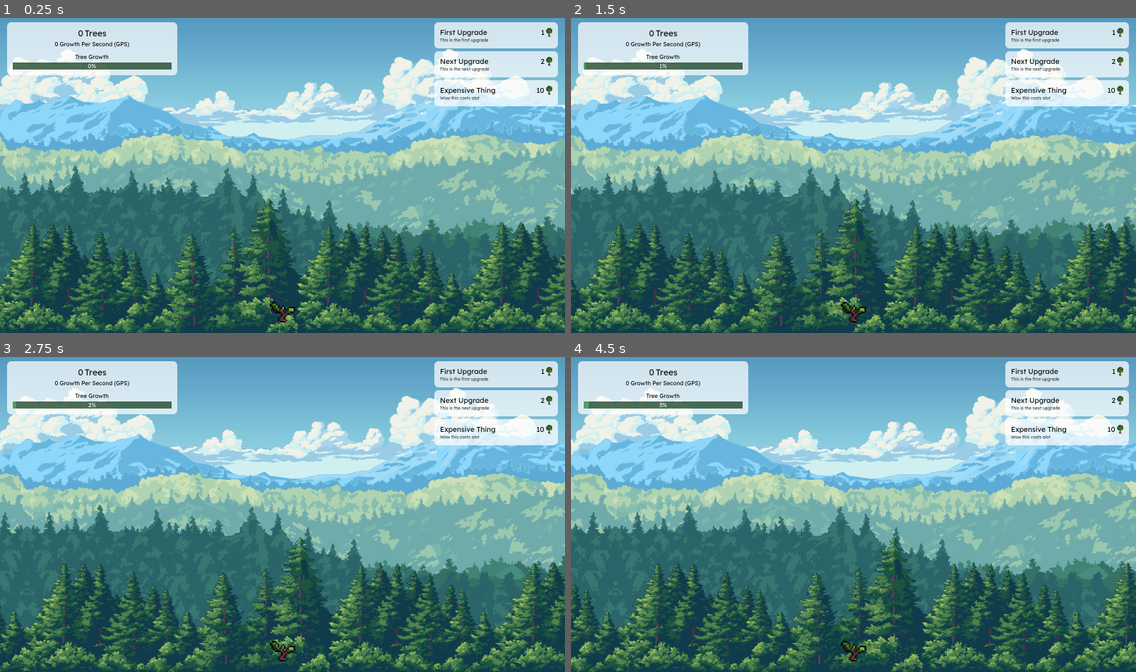
Above: before the commit, frames 1-4 (two rows, left to right).
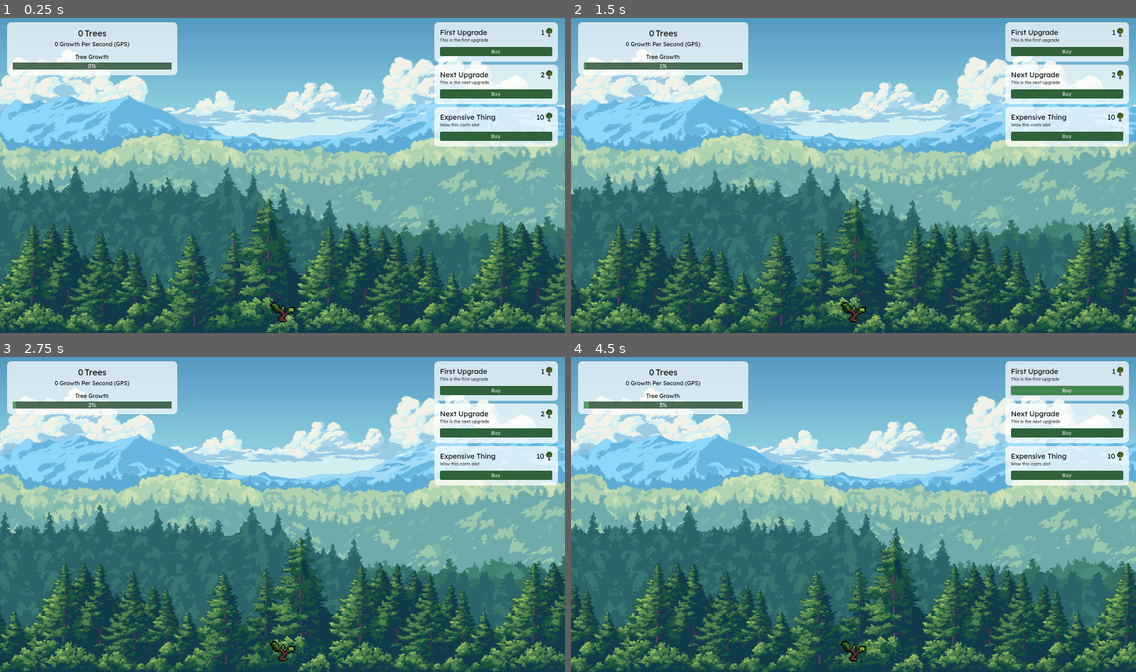
Above: after the commit, the same moments.

Repository: CallumB04/tree-clicker
Game: Godot game, scene res://Scenes/Game.tscn
The game is run twice, just before and just after one commit, with the same random seed, the same clock (stepped at 60 frames per second) and the same inputs.
Inputs (mouse positions are in pixels of both pictures, inside the frame that each line leads up to):
- Up to frame 1 (0.25 s): no input
- Up to frame 2 (1.5 s): click (1068, 52) at 0.5 s, where only the run after the commit has a clickable "Buy"; click (853, 310) at 1.25 s
- Up to frame 3 (2.75 s): click (282, 649) at 2 s
- Up to frame 4 (4.5 s): click (1068, 391) at 2.75 s, where only the run after the commit has a clickable "Buy"; click (853, 649) at 3.5 s; click (1068, 391) at 4.25 s, where only the run after the commit has a clickable "Buy"

The runs differ from the first frame. In frame 1, 4.7% of the frame differs, in the area x 76-99%, y 8-41%; in frame 2, 4.7%; in frame 3, 4.7%; in frame 4, 4.8%.

Commit message:
feat: add buy button to upgrades

Diff:
--- a/Scenes/upgrade.tscn
+++ b/Scenes/upgrade.tscn
@@ -9,6 +9,26 @@
 corner_radius_top_right = 12
 corner_radius_bottom_right = 12
 corner_radius_bottom_left = 12
+
+[sub_resource type="StyleBoxFlat" id="StyleBoxFlat_d2ffm"]
+content_margin_left = 0.0
+content_margin_top = 4.0
+content_margin_bottom = 4.0
+bg_color = Color(0.253985, 0.522684, 0.315578, 1)
+corner_radius_top_left = 4
+corner_radius_top_right = 4
+corner_radius_bottom_right = 4
+corner_radius_bottom_left = 4
+
+[sub_resource type="StyleBoxFlat" id="StyleBoxFlat_o0s84"]
+content_margin_left = 0.0
+content_margin_top = 4.0
+content_margin_bottom = 4.0
+bg_color = Color(0.181205, 0.389256, 0.229118, 1)
+corner_radius_top_left = 4
+corner_radius_top_right = 4
+corner_radius_bottom_right = 4
+corner_radius_bottom_left = 4
 
 [node name="Upgrade" type="PanelContainer"]
 custom_minimum_size = Vector2(350, 0)
@@ -24,15 +44,19 @@
 theme_override_constants/margin_right = 16
 theme_override_constants/margin_bottom = 16
 
-[node name="VBoxContainer" type="VBoxContainer" parent="MarginContainer"]
+[node name="VBoxContainer2" type="VBoxContainer" parent="MarginContainer"]
+layout_mode = 2
+theme_override_constants/separation = 12
+
+[node name="VBoxContainer" type="VBoxContainer" parent="MarginContainer/VBoxContainer2"]
 layout_mode = 2
 theme_override_constants/separation = 2
 
-[node name="HBoxContainer" type="HBoxContainer" parent="MarginContainer/VBoxContainer"]
+[node name="HBoxContainer" type="HBoxContainer" parent="MarginContainer/VBoxContainer2/VBoxContainer"]
 layout_mode = 2
 size_flags_vertical = 0
 
-[node name="UpgradeName" type="Label" parent="MarginContainer/VBoxContainer/HBoxContainer"]
+[node name="UpgradeName" type="Label" parent="MarginContainer/VBoxContainer2/VBoxContainer/HBoxContainer"]
 layout_mode = 2
 size_flags_horizontal = 2
 size_flags_vertical = 0
@@ -40,10 +64,10 @@
 theme_override_font_sizes/font_size = 20
 text = "Upgrade Name"
 
-[node name="HBoxContainer" type="HBoxContainer" parent="MarginContainer/VBoxContainer/HBoxContainer"]
+[node name="HBoxContainer" type="HBoxContainer" parent="MarginContainer/VBoxContainer2/VBoxContainer/HBoxContainer"]
 layout_mode = 2
 
-[node name="UpgradeCost" type="Label" parent="MarginContainer/VBoxContainer/HBoxContainer/HBoxContainer"]
+[node name="UpgradeCost" type="Label" parent="MarginContainer/VBoxContainer2/VBoxContainer/HBoxContainer/HBoxContainer"]
 layout_mode = 2
 size_flags_horizontal = 8
 size_flags_vertical = 0
@@ -51,7 +75,7 @@
 theme_override_font_sizes/font_size = 20
 text = "3"
 
-[node name="TextureRect" type="TextureRect" parent="MarginContainer/VBoxContainer/HBoxContainer/HBoxContainer"]
+[node name="TextureRect" type="TextureRect" parent="MarginContainer/VBoxContainer2/VBoxContainer/HBoxContainer/HBoxContainer"]
 clip_contents = true
 custom_minimum_size = Vector2(18, 0)
 layout_mode = 2
@@ -59,10 +83,18 @@
 expand_mode = 1
 stretch_mode = 4
 
-[node name="UpgradeDesc" type="Label" parent="MarginContainer/VBoxContainer"]
+[node name="UpgradeDesc" type="Label" parent="MarginContainer/VBoxContainer2/VBoxContainer"]
 layout_mode = 2
 size_flags_horizontal = 2
 size_flags_vertical = 0
 theme_override_colors/font_color = Color(0.2, 0.2, 0.2, 1)
 theme_override_font_sizes/font_size = 12
 text = "Upgrade Description"
+
+[node name="Button" type="Button" parent="MarginContainer/VBoxContainer2"]
+layout_mode = 2
+theme_override_font_sizes/font_size = 14
+theme_override_styles/hover = SubResource("StyleBoxFlat_d2ffm")
+theme_override_styles/pressed = SubResource("StyleBoxFlat_d2ffm")
+theme_override_styles/normal = SubResource("StyleBoxFlat_o0s84")
+text = "Buy"
--- a/Scripts/upgrade.gd
+++ b/Scripts/upgrade.gd
@@ -1,10 +1,22 @@
 extends PanelContainer
 
+signal upgraded_click(amount: float);
+signal upgraded_gps(amount: float);
+
+enum upgrade_type {
+	CLICK_UPGRADE,
+	GPS_UPGRADE
+};
+
+## unique upgrade values
 @export var upgrade_name: String;
 @export var upgrade_description: String;
 @export var upgrade_cost: int;
+@export var type: upgrade_type;
+@export var upgrade_value: float; ## value the upgrade adds (to growth per click/second, etc)
 
 func _ready() -> void:
-	$MarginContainer/VBoxContainer/HBoxContainer/UpgradeName.text = upgrade_name;
-	$MarginContainer/VBoxContainer/UpgradeDesc.text = upgrade_description;
-	$MarginContainer/VBoxContainer/HBoxContainer/HBoxContainer/UpgradeCost.text = str(upgrade_cost);
+	## adding unique values to UI
+	$MarginContainer/VBoxContainer2/VBoxContainer/HBoxContainer/UpgradeName.text = upgrade_name;
+	$MarginContainer/VBoxContainer2/VBoxContainer/UpgradeDesc.text = upgrade_description;
+	$MarginContainer/VBoxContainer2/VBoxContainer/HBoxContainer/HBoxContainer/UpgradeCost.text = str(upgrade_cost);
Not shown: 1 places in Scenes/upgrade.tscn that only renumber resources
